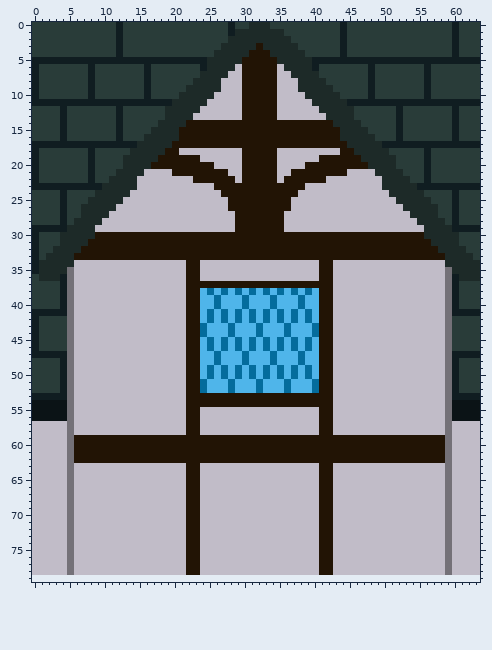
Two states of a sprite sheet, img/Buildings/BlueRoofPlaster_Mid_Dormer.png. Above: the version before the commit.
The file is 64x79 pixels. The old version is drawn lined up with the new one, on the new canvas.
New version:
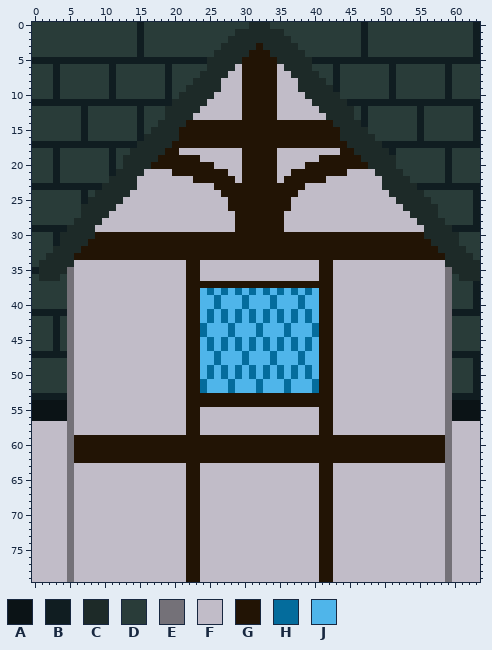
Palette (. is transparent): A #0b1316  B #101d21  C #1d2a28  D #293c39  E #747178  F #c1bcc8  G #221405  H #046c9c  J #4fb5ea
From old to new:
canvas 64x79 -> 64x80
Changed rows in their new state; - is an unchanged pixel.
first column x 0:
 0 ------------D--B------------D---------------D--B------------D--B
 1 ------------D--B------------D---------------D--B------------D--B
 2 ------------D--B----------------------------D--B------------D--B
 3 ------------D--B----------------------------D--B------------D--B
 4 ------------D--B----------------------------D--B------------D--B
 6 D--B----D--B----D--B----D---------------D--B----D--B----D--B----
 7 D--B----D--B----D--B-----------------------B----D--B----D--B----
 8 D--B----D--B----D--B-----------------------B----D--B----D--B----
 9 D--B----D--B----D--B-----------------------B----D--B----D--B----
10 D--B----D--B----D--B----------------------------D--B----D--B----
12 ----D--B----D--B-------------------------------B----D--B----D--B
13 ----D--B----D--B-------------------------------B----D--B----D--B
14 ----D--B----D--B-------------------------------B----D--B----D--B
15 ----D--B----D--B------------------------------------D--B----D--B
16 ----D--B----D--B------------------------------------D--B----D--B
18 D--B----D--B---------------------------------------B----D--B----
19 D--B----D--B--------------------------------------------D--B----
20 D--B----D--B--------------------------------------------D--B----
21 D--B----D--B--------------------------------------------D--B----
22 D--B----D-----------------------------------------------D--B----
24 ----D--B----------------------------------------------------D--B
25 ----D--B----------------------------------------------------D--B
26 ----D-------------------------------------------------------D--B
27 ----D-------------------------------------------------------D--B
28 ----D-------------------------------------------------------D--B
30 D--B------------------------------------------------------------
31 D--B------------------------------------------------------------
32 D---------------------------------------------------------------
33 D---------------------------------------------------------------
34 D---------------------------------------------------------------
36 ----D-------------------------------------------------------D---
37 ----D-------------------------------------------------------D--B
38 ----D-------------------------------------------------------D--B
39 ----D-------------------------------------------------------D--B
40 ----D-------------------------------------------------------D--B
42 D--B------------------------------------------------------------
43 D--B------------------------------------------------------------
44 D--B------------------------------------------------------------
45 D--B------------------------------------------------------------
46 D--B------------------------------------------------------------
48 ----D-------------------------------------------------------D--B
49 ----D-------------------------------------------------------D--B
50 ----D-------------------------------------------------------D--B
51 ----D-------------------------------------------------------D--B
52 ----D-------------------------------------------------------D--B
first column x 0:
79 FFFFFEFFFFFFFFFFFFFFFFGGFFFFFFFFFFFFFFFFFGGFFFFFFFFFFFFFFFFEFFFF
